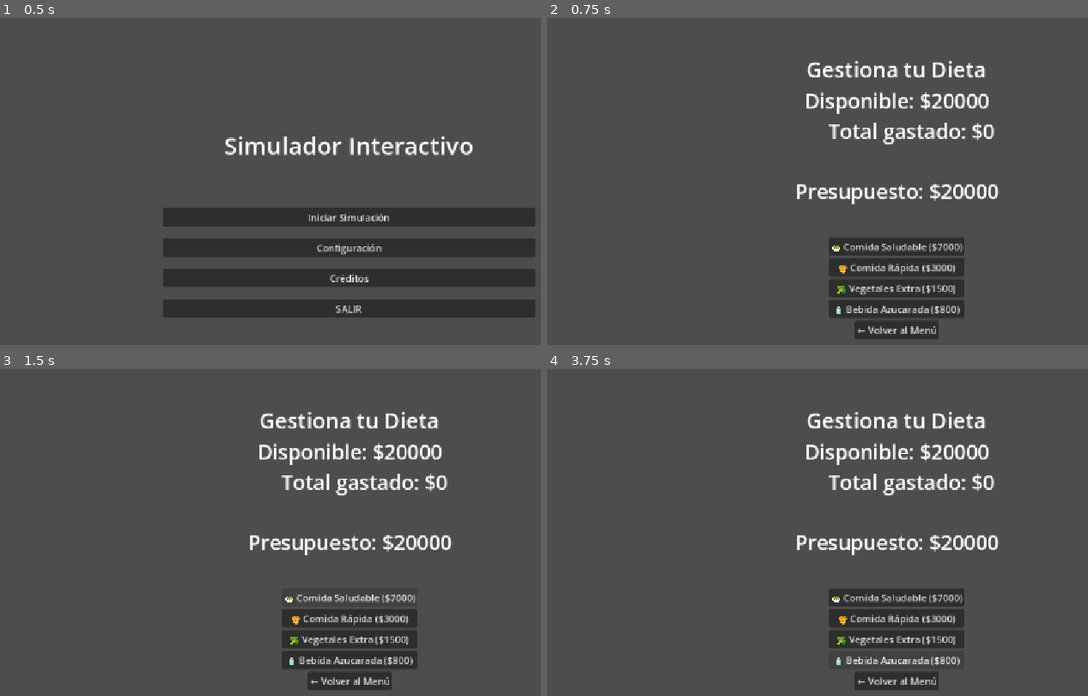
Above: before the commit, frames 1-4 (two rows, left to right).
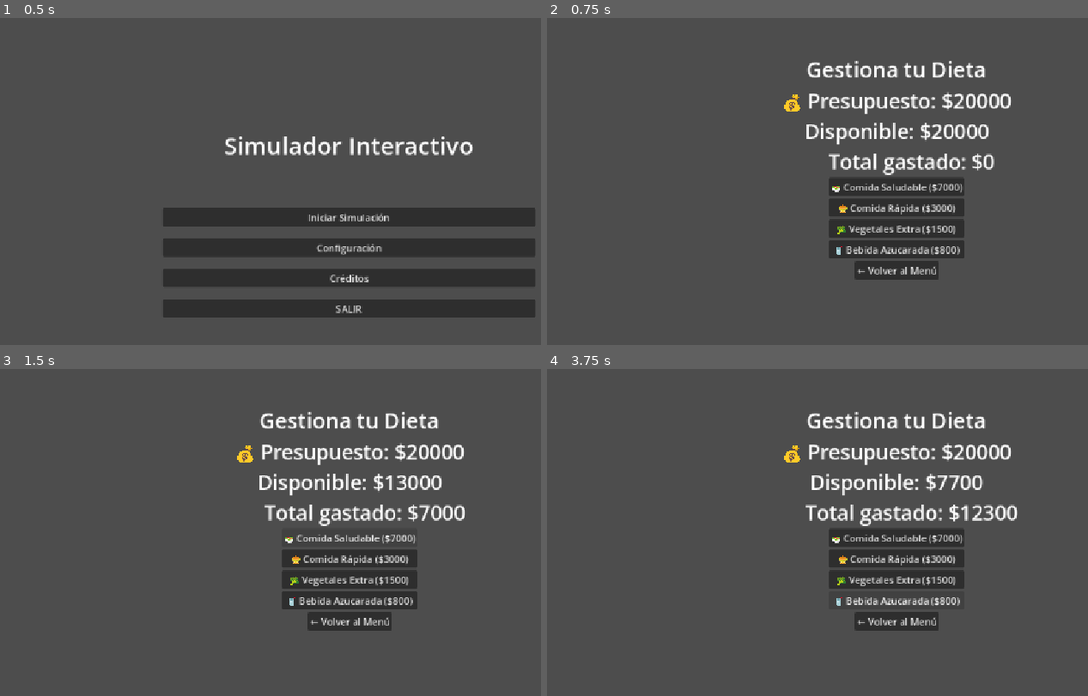
Above: after the commit, the same moments.

Repository: gustavo27715/taller1
Game: Godot game, scene res://src/core/main_app.tscn
The game is run twice, just before and just after one commit, with the same random seed, the same clock (stepped at 60 frames per second) and the same inputs.
Inputs:
- Up to frame 1 (0.5 s): no input
- Up to frame 2 (0.75 s): click "Iniciar Simulación" at 0.5 s
- Up to frame 3 (1.5 s): click "🥗 Comida Saludable ($7000)" at 1.25 s
- Up to frame 4 (3.75 s): click "🍔 Comida Rápida ($3000)" at 2 s; click "🥦 Vegetales Extra ($1500)" at 2.75 s; click "🥤 Bebida Azucarada ($800)" at 3.5 s

Frame 1 is identical in both runs. In frame 2, 12% of the frame differs, in the area x 43-86%, y 22-99%; in frame 3, 11%; in frame 4, 11%.
Error before the commit: Parse Error: Identifier "GlobalManager" not declared in the current scope. (res://src/scenes/simulation/step_1_base.gd:22)

Commit message:
feat: implement global manager, button nav and monthly budget

Diff:
--- a/project.godot
+++ b/project.godot
@@ -18,6 +18,7 @@
 [autoload]
 
 EventBus="*uid://l4327nmdgwma"
+GlobalManager="*uid://dw2olhns5bviu"
 
 [display]
 
--- a/src/core/event_bus.gd
+++ b/src/core/event_bus.gd
@@ -1,17 +1,8 @@
 # res://src/core/event_bus.gd
 extends Node
 
-# Señal global para solicitar el cambio de entornos interactivos
 signal navigation_requested(target_scene: String, discard_previous: bool)
-
-# Señal global para notificar un cambio en la base seleccionada
 signal base_selected(base_name: String)
-
-# Señal global para notificar un nuevo item añadido
 signal item_added(item_id: String)
-
-# Señal para notificar un cambio en el precio total
 signal total_changed(new_total: int)
-
-# 💰 NUEVA: Señal para notificar cambio en el presupuesto restante
-signal budget_changed(remaining: int)
+signal budget_changed(remaining: int)   # ← ¿Existe?
--- a/src/core/global_manager.gd
+++ b/src/core/global_manager.gd
@@ -16,8 +16,8 @@
 }
 
 var current_total: int = 0
-var monthly_budget: int = 20000   # 💰 Presupuesto mensual
-var remaining_budget: int = 20000 # 💰 Presupuesto restante
+var monthly_budget: int = 20000      # 💰 Presupuesto mensual
+var remaining_budget: int = 20000    # 💰 Presupuesto restante
 
 func _ready() -> void:
 	EventBus.base_selected.connect(_on_base_selected)
--- a/src/scenes/config/config_panel.gd
+++ /dev/null
@@ -1,19 +0,0 @@
-# res://src/scenes/config/config_panel.gd
-extends Control
-
-@onready var btn_back: Button = $BtnBack
-
-var _back_callback: Callable
-
-func _ready() -> void:
-	print("ConfigPanel: Conectando botón volver...")
-
-	_back_callback = func() -> void:
-		print("ConfigPanel: Solicitando volver al menú")
-		EventBus.navigation_requested.emit("res://src/scenes/menu/menu_panel.tscn")
-
-	btn_back.pressed.connect(_back_callback)
-
-func _exit_tree() -> void:
-	print("ConfigPanel: Desconectando botón volver...")
-	btn_back.pressed.disconnect(_back_callback)
--- a/src/scenes/credits/credits_panel.gd
+++ /dev/null
@@ -1,19 +0,0 @@
-# res://src/scenes/credits/credits_panel.gd
-extends Control
-
-@onready var btn_back: Button = $BtnBack
-
-var _back_callback: Callable
-
-func _ready() -> void:
-	print("CreditsPanel: Conectando botón volver...")
-
-	_back_callback = func() -> void:
-		print("CreditsPanel: Solicitando volver al menú")
-		EventBus.navigation_requested.emit("res://src/scenes/menu/menu_panel.tscn")
-
-	btn_back.pressed.connect(_back_callback)
-
-func _exit_tree() -> void:
-	print("CreditsPanel: Desconectando botón volver...")
-	btn_back.pressed.disconnect(_back_callback)
--- a/src/scenes/credits/credits_panel.tscn
+++ b/src/scenes/credits/credits_panel.tscn
@@ -56,5 +56,13 @@
 [node name="BtnBack" parent="." unique_id=1890956143 instance=ExtResource("1_w2i6q")]
 layout_mode = 0
 anchors_preset = 0
+anchor_right = 0.0
+anchor_bottom = 0.0
+offset_left = 510.0
+offset_top = 367.0
+offset_right = 652.0
+offset_bottom = 398.0
+grow_horizontal = 1
+grow_vertical = 1
 text = "← Volver al Menú"
 target_scene = "uid://bkoyuq350gray"
--- a/src/scenes/simulation/step_1_base.tscn
+++ b/src/scenes/simulation/step_1_base.tscn
@@ -26,6 +26,13 @@
 text = "Gestiona tu Dieta"
 horizontal_alignment = 1
 
+[node name="LblBudget" type="Label" parent="VBoxContainer" unique_id=1004504987]
+layout_mode = 2
+size_flags_horizontal = 4
+theme_override_font_sizes/font_size = 34
+text = "Presupuesto: $20000
+"
+
 [node name="LblRemaining" type="Label" parent="VBoxContainer" unique_id=747445550]
 layout_mode = 2
 size_flags_horizontal = 4
@@ -39,13 +46,6 @@
 offset_transform_position = Vector2(25, 0)
 theme_override_font_sizes/font_size = 34
 text = "Total gastado: $0
-"
-
-[node name="LblBudget" type="Label" parent="VBoxContainer" unique_id=1004504987]
-layout_mode = 2
-size_flags_horizontal = 4
-theme_override_font_sizes/font_size = 34
-text = "Presupuesto: $20000
 "
 
 [node name="GridContainer" type="GridContainer" parent="VBoxContainer" unique_id=762475909]
Not shown, removed: src/scenes/config/config_panel.gd.uid
Not shown, removed: src/scenes/credits/credits_panel.gd.uid
